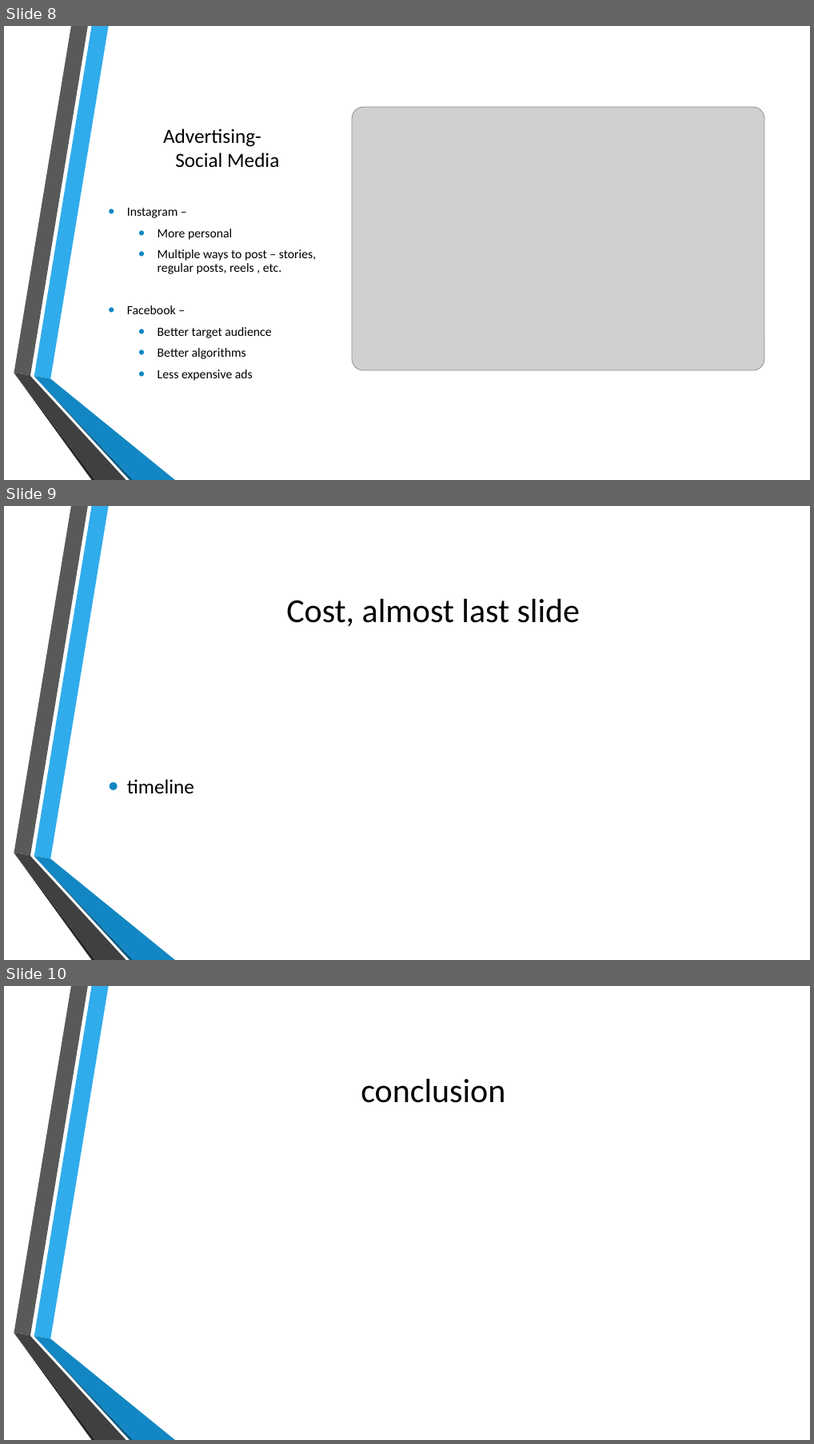
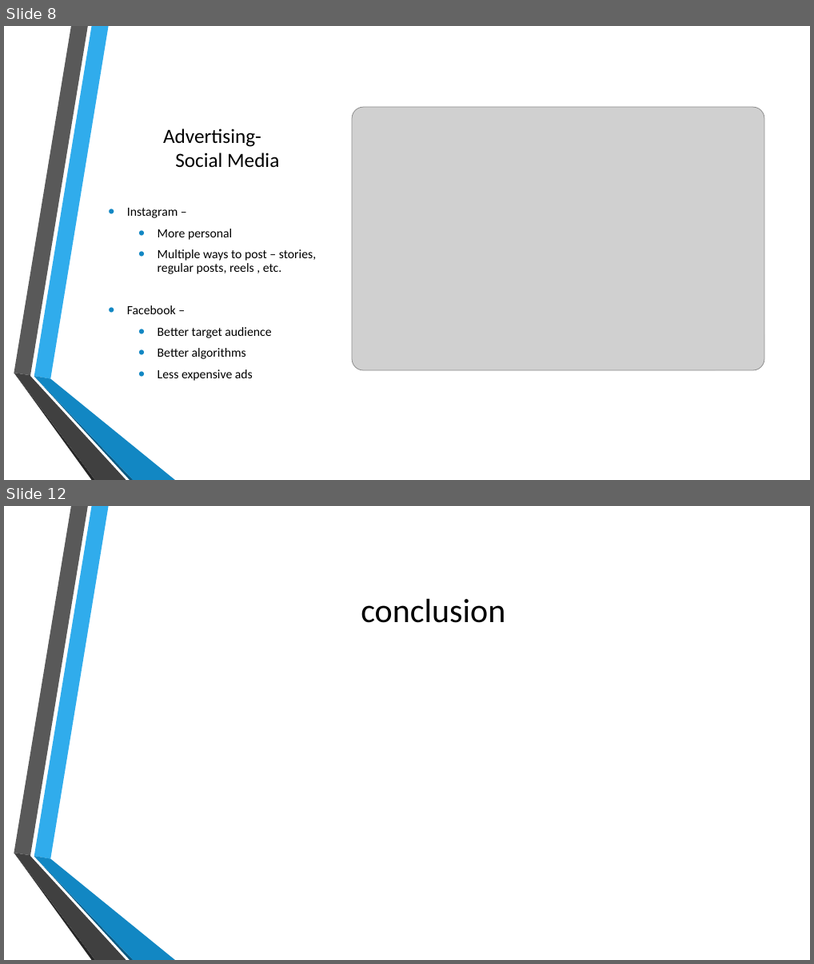
Before and after one commit to CalhounC357/4800_Tax_Boss, a slide deck: De La Riva, Bennett, Calhoun, Young; Tax_Boss.pptx. Shown one above the other, each under a label of ours: slides 8, 9 and 10 before the commit, slides 8 and 12 after it; the slides between them are not shown. The pictures are 814x1444 and 814x964 pixels, drawn with LibreOffice and Linux fonts; fonts in the diff are those of the drawing; grey boxes stand for pictures; background and template pictures are left out. Boxes give left, top, right and bottom in pixels: in the first picture for what was removed or moved away, otherwise in the second. Text is boxed around its words. In the diff, an @@ line names an element or a change of style, - is before the commit and + after.

```diff
--- a/De La Riva, Bennett, Calhoun, Young; Tax_Boss.pptx
+++ b/De La Riva, Bennett, Calhoun, Young; Tax_Boss.pptx
@@ slide 9 removed at box(4, 506, 810, 960), background picture (left out); not listed: 6 template elements that a slide beside it also shows @@
@@ title removed at box(286, 599, 581, 626) @@
-Cost, almost last slide
@@ text removed at box(127, 779, 194, 793) @@
-• timeline
@@ what was slide 10 is now slide 12 @@
```
Also in this commit, not shown: 3 slides added.
